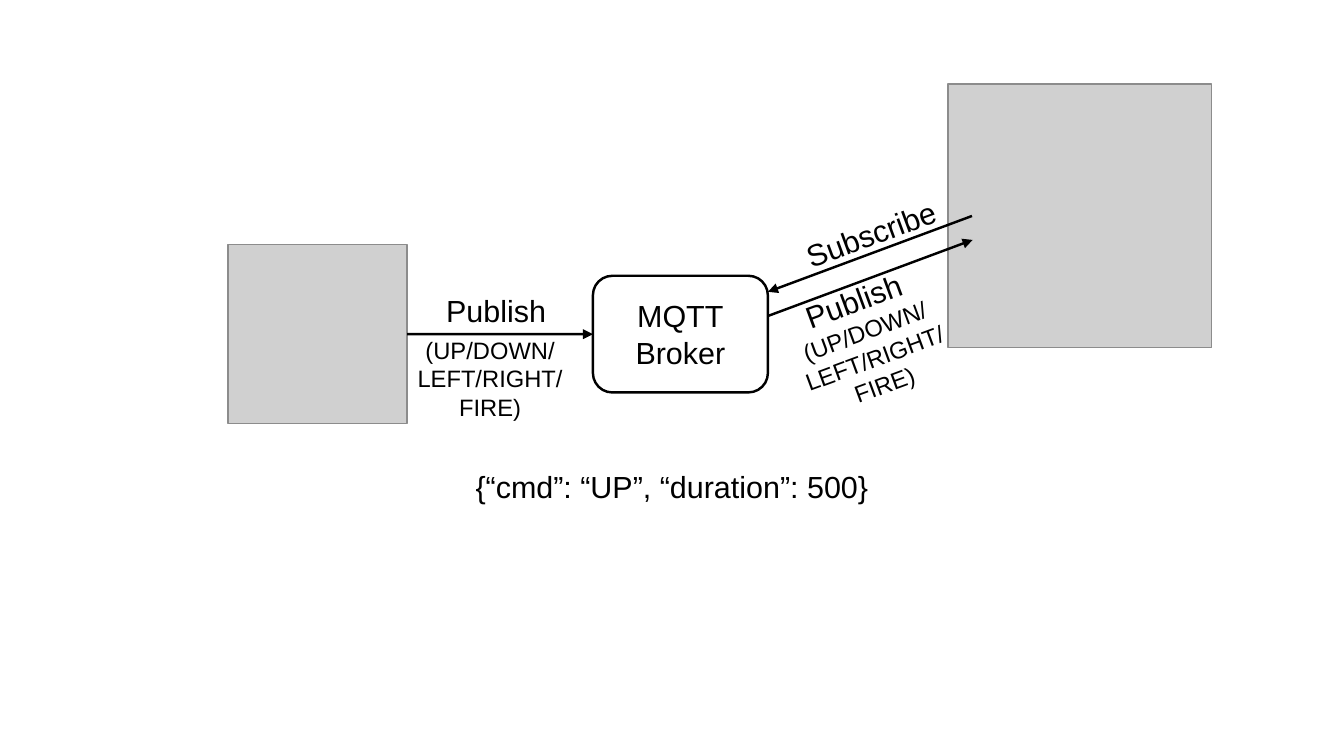
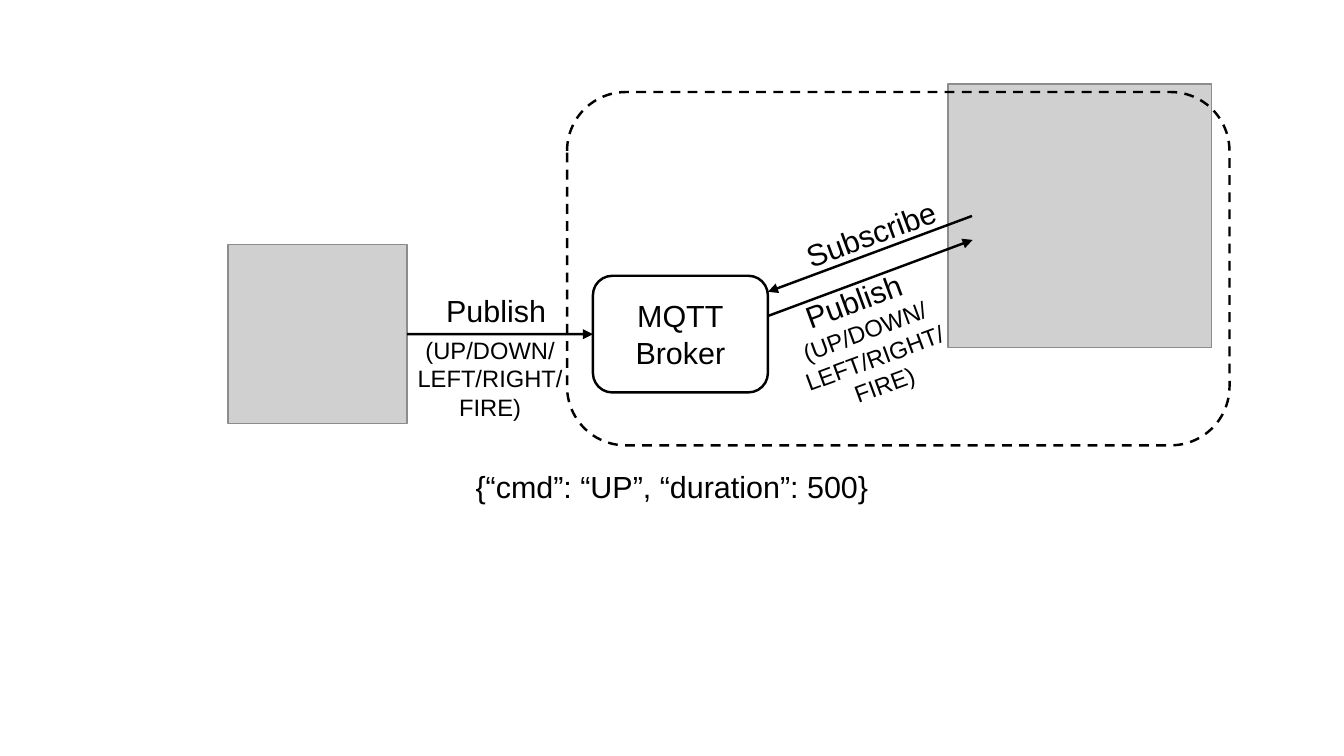
Before and after one commit to ryzlab/cannon, a slide deck: slide 7 of doc/presentation.odp (slide 8 before the commit). Drawn at 1344x756 pixels with LibreOffice and Linux fonts; fonts in the diff are those of the drawing; grey boxes stand for pictures. Boxes give left, top, right and bottom in pixels: in the first picture for what was removed or moved away, otherwise in the second. Text is boxed around its words. In the diff, an @@ line names an element or a change of style, - is before the commit and + after.

Commit message:
Updated presentation

```diff
--- a/doc/presentation.odp
+++ b/doc/presentation.odp
@@ rounded rectangle added at <box>567,91,1229,445</box>, outline #000000 1.45 pt dashed @@
```
Also in this commit, not shown: 1 other slide changed, 2 slides added, 2 slides removed, 3 other files.
